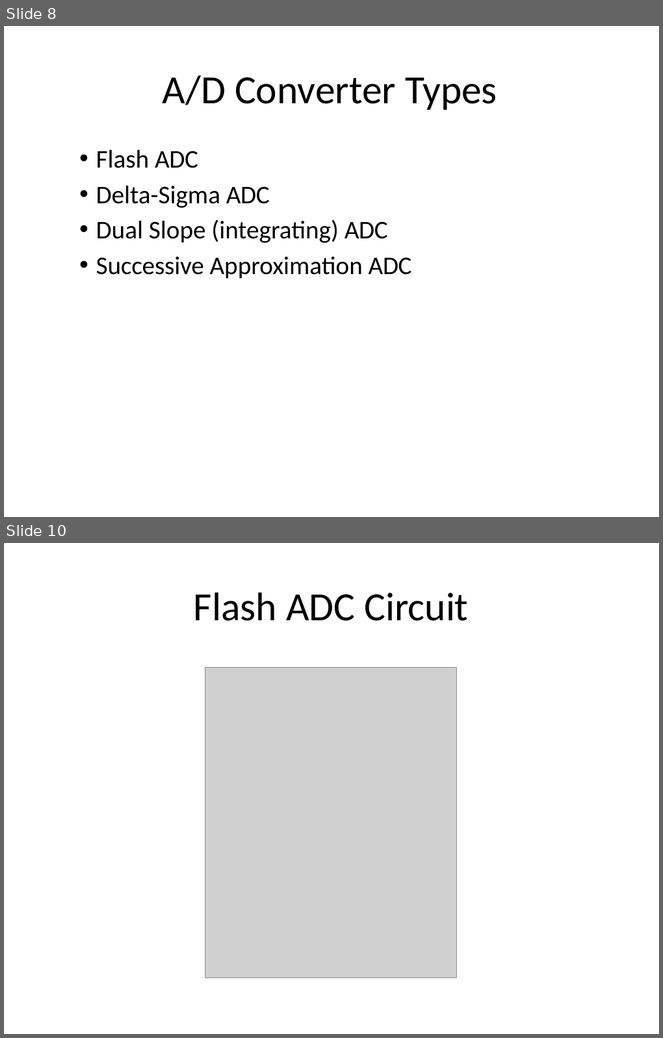
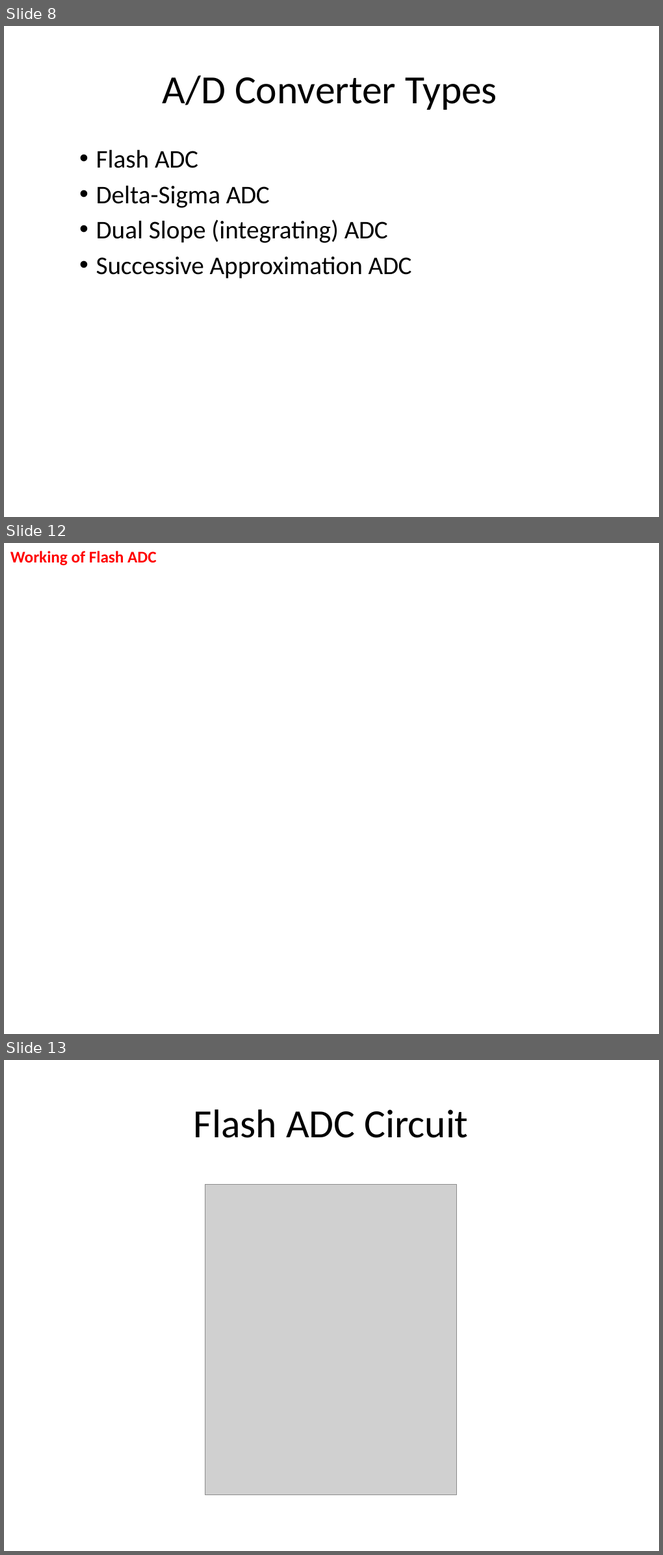
Before and after one commit to Syedshajib55/Computer-Interfacing, a slide deck: 3 Interfacing data conversion.pptx. Shown one above the other, each under a label of ours: slides 8 and 10 before the commit, slides 8, 12 and 13 after it; the slides between them are not shown. The pictures are 663x1038 and 663x1555 pixels, drawn with LibreOffice and Linux fonts; fonts in the diff are those of the drawing; grey boxes stand for pictures; background and template pictures are left out. Boxes give left, top, right and bottom in pixels: in the first picture for what was removed or moved away, otherwise in the second. Text is boxed around its words. In the diff, an @@ line names an element or a change of style, - is before the commit and + after.

```diff
--- a/3 Interfacing data conversion.pptx
+++ b/3 Interfacing data conversion.pptx
@@ slide 12 added at [4,543,659,1034], background picture (left out) @@
@@ text added at [10,551,156,566], 18 pt, text #FF0000, bold @@
+Working of Flash ADC
@@ what was slide 10 is now slide 13 @@
```
Also in this commit, not shown: 13 slides changed, 4 other slides added, 2 other files.
